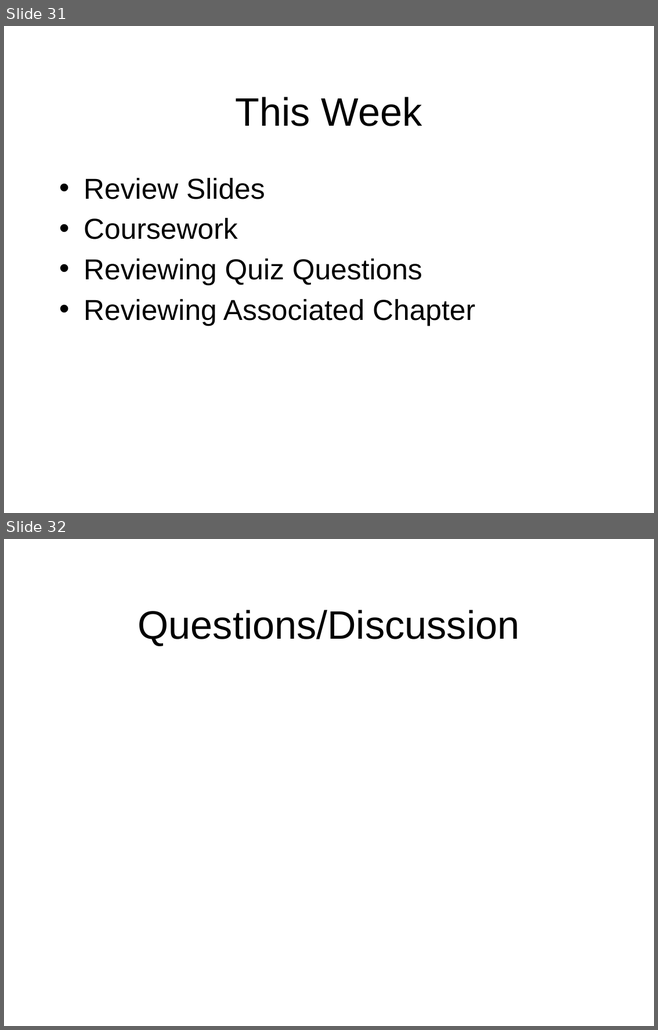
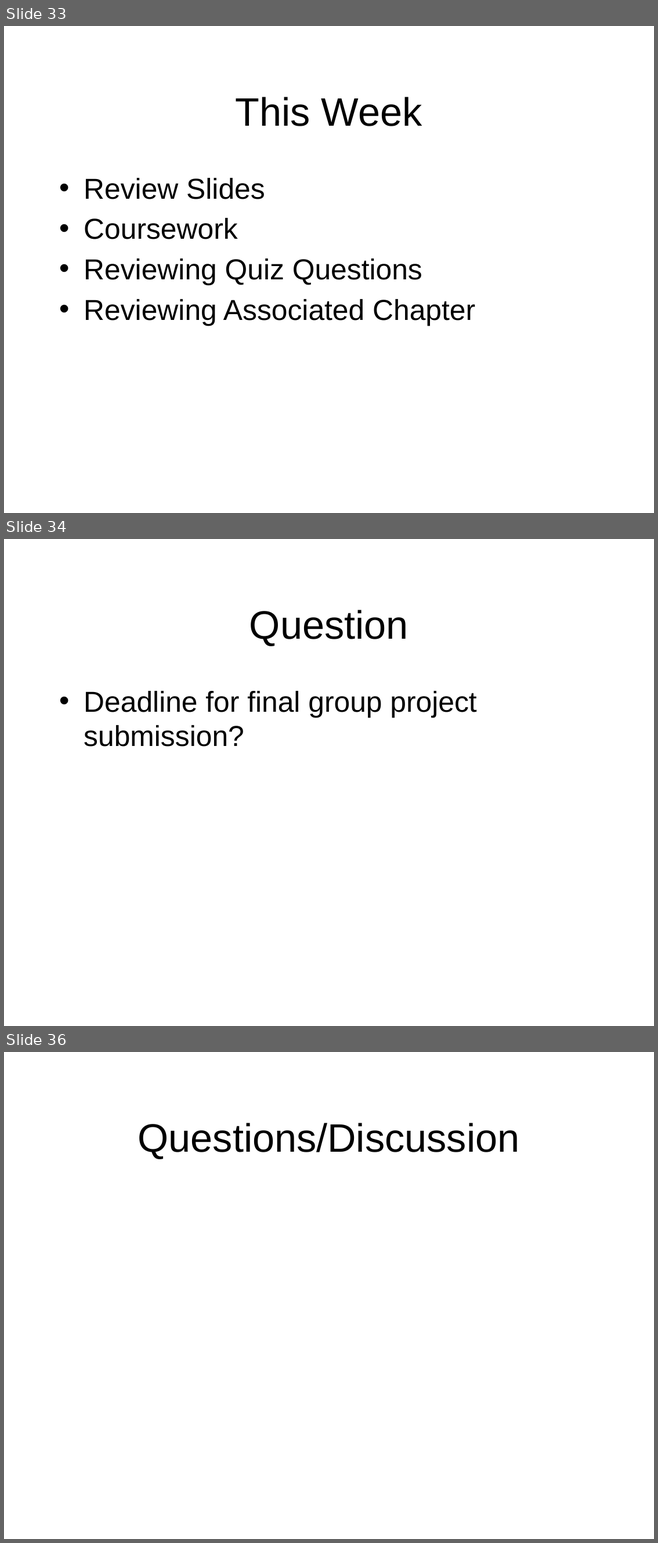
Before and after one commit to octaviordz/zjnu2017.github.io, a slide deck: OOAD/lectures/110--Revision.pptx. Shown one above the other, each under a label of ours: slides 31 and 32 before the commit, slides 33, 34 and 36 after it; the slides between them are not shown. The pictures are 658x1030 and 658x1543 pixels, drawn with LibreOffice and Linux fonts; fonts in the diff are those of the drawing. Boxes give left, top, right and bottom in pixels: in the first picture for what was removed or moved away, otherwise in the second. Text is boxed around its words. In the diff, an @@ line names an element or a change of style, - is before the commit and + after.

```diff
--- a/OOAD/lectures/110--Revision.pptx
+++ b/OOAD/lectures/110--Revision.pptx
@@ slide 34 added at box(4, 539, 654, 1026), background #FFFFFF @@
@@ title added at box(249, 610, 408, 646), 44 pt, text #000000 @@
+Question
@@ text added at box(83, 691, 476, 747), 32 pt, text #000000 @@
+• Deadline for final group project submission?
@@ what was slide 31 is now slide 33 @@
@@ what was slide 32 is now slide 36 @@
```
Also in this commit, not shown: 3 other slides added.
